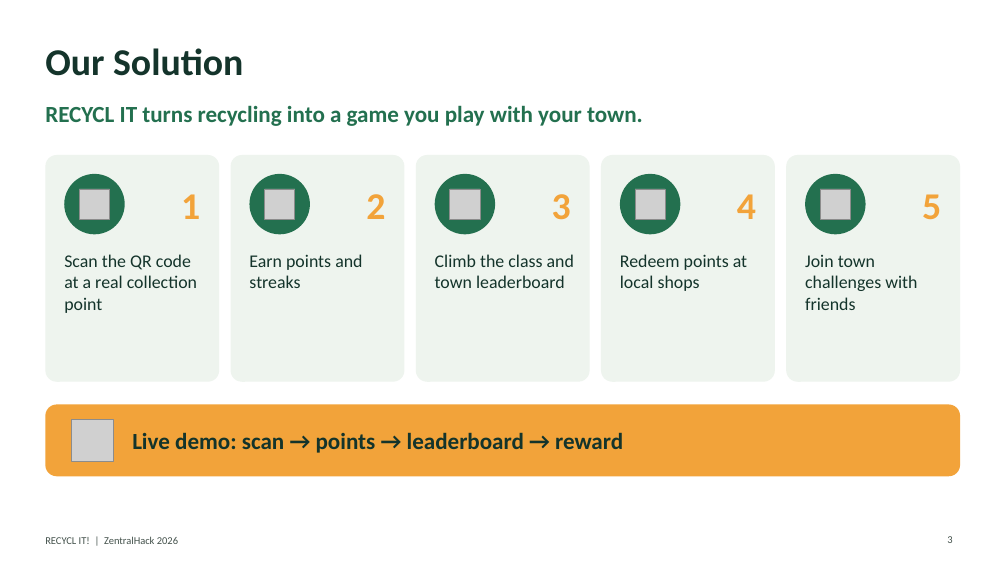
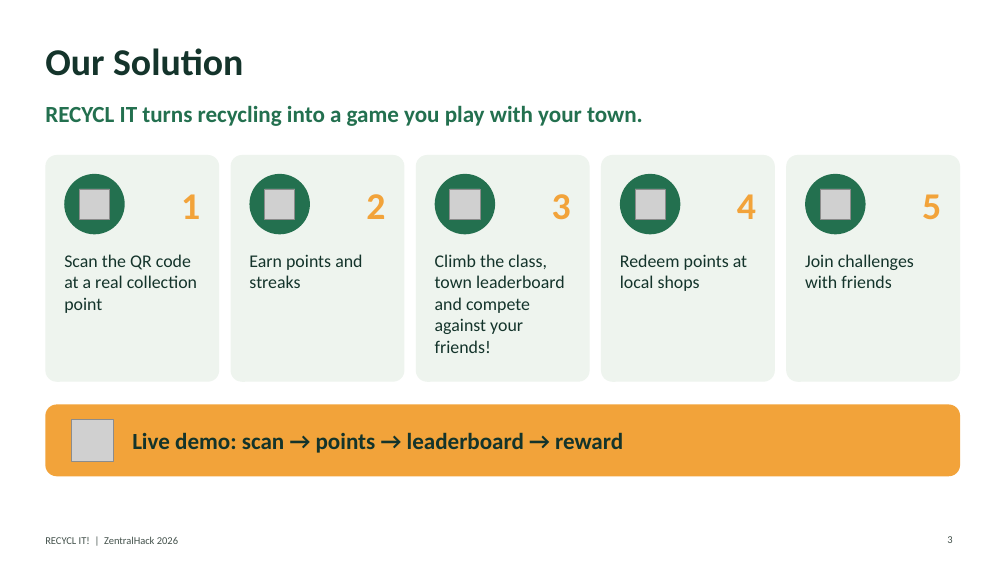
Before and after one commit to Toaster-lab/Zentral-Hack, a slide deck: slide 3 of PowerPoints/RECYCL_IT_final_pitch.pptx. Drawn at 1008x567 pixels with LibreOffice and Linux fonts; fonts in the diff are those of the drawing; grey boxes stand for pictures. Boxes give left, top, right and bottom in pixels: in the first picture for what was removed or moved away, otherwise in the second. Text is boxed around its words. In the diff, an @@ line names an element or a change of style, - is before the commit and + after.

```diff
--- a/PowerPoints/RECYCL_IT_final_pitch.pptx
+++ b/PowerPoints/RECYCL_IT_final_pitch.pptx
@@ text at (x1=435, y1=254, x2=565, y2=353): text changed @@
-Climb the class and town leaderboard
+Climb the class, town leaderboard and compete against your friends!
@@ text at (x1=805, y1=254, x2=914, y2=288): text changed @@
-Join town challenges with friends
+Join challenges with friends
```
Also in this commit, not shown: 7 other slides changed.
